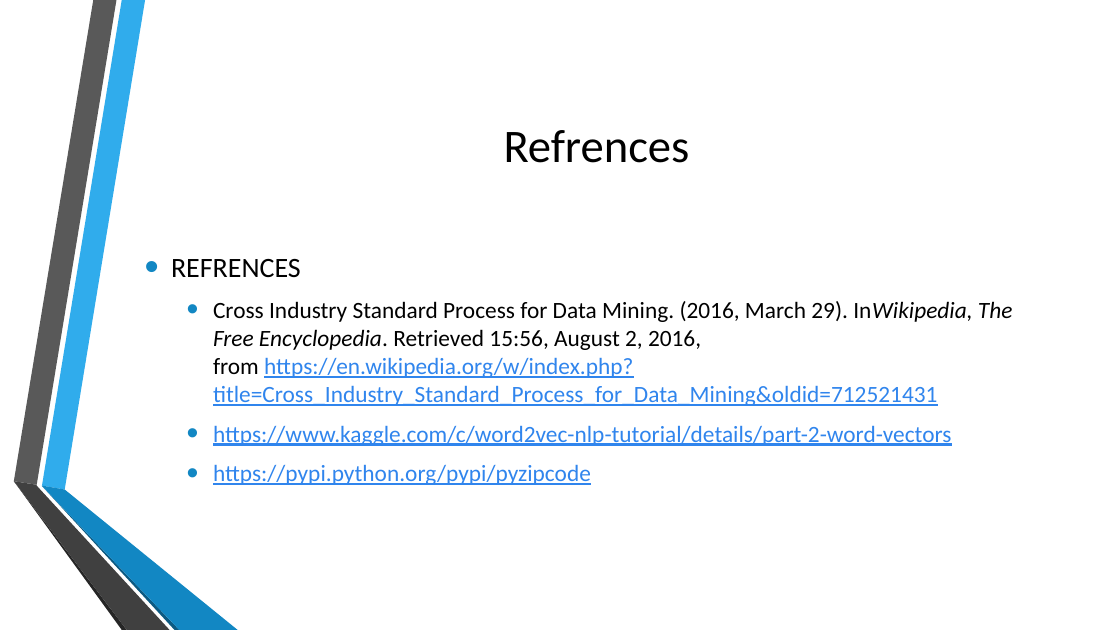
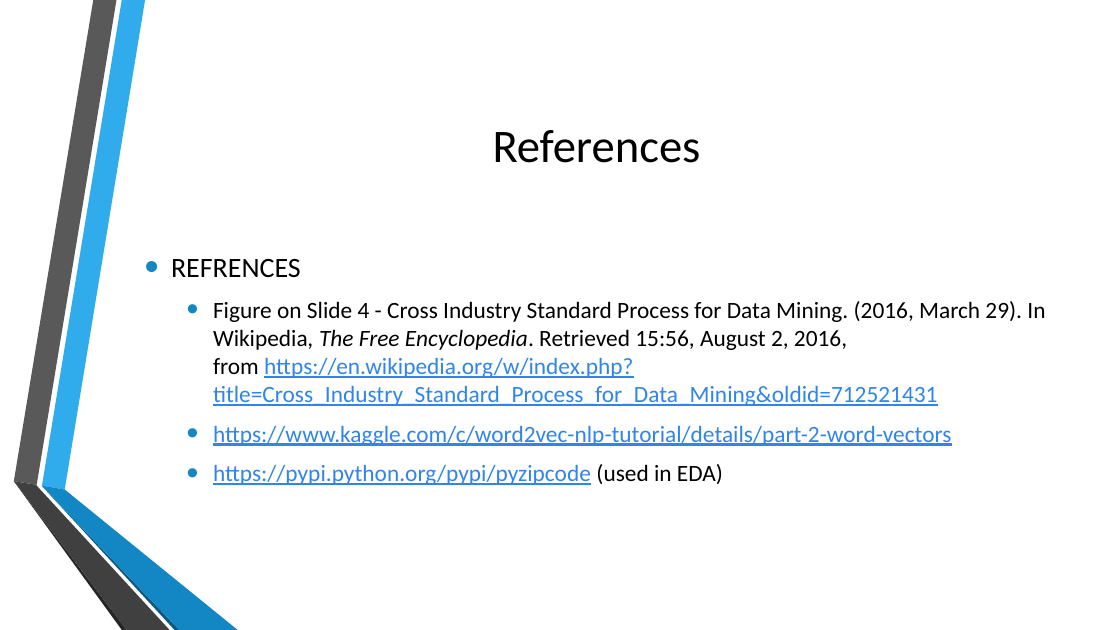
Before and after one commit to ChrisMichael11/Consumer_Complaint_Project, a slide deck: slide 10 of ppt/Consumer_Complaints.pptx. Drawn at 1120x630 pixels with LibreOffice and Linux fonts; fonts in the diff are those of the drawing; background and template pictures are left out. Boxes give left, top, right and bottom in pixels: in the first picture for what was removed or moved away, otherwise in the second. Text is boxed around its words. In the diff, an @@ line names an element or a change of style, - is before the commit and + after.

Commit message:
Updating PPT

```diff
--- a/ppt/Consumer_Complaints.pptx
+++ b/ppt/Consumer_Complaints.pptx
@@ title at box(493, 130, 701, 163): text changed @@
-Refrences
+References
@@ text at box(213, 301, 1045, 406): text changed @@
-  • Cross Industry Standard Process for Data Mining. (2016, March 29). InWikipedia, The Free Encyclopedia. Retrieved 15:56, August 2, 2016, from https://en.wikipedia.org/w/index.php?title=Cross_Industry_Standard_Process_for_Data_Mining&oldid=712521431
+  • Figure on Slide 4 - Cross Industry Standard Process for Data Mining. (2016, March 29). In Wikipedia, The Free Encyclopedia. Retrieved 15:56, August 2, 2016, from https://en.wikipedia.org/w/index.php?title=Cross_Industry_Standard_Process_for_Data_Mining&oldid=712521431
@@ text at box(213, 464, 723, 485): text changed @@
-  • https://pypi.python.org/pypi/pyzipcode
+  • https://pypi.python.org/pypi/pyzipcode (used in EDA)
```
Also in this commit, not shown: 6 other slides changed, 1 other file.
